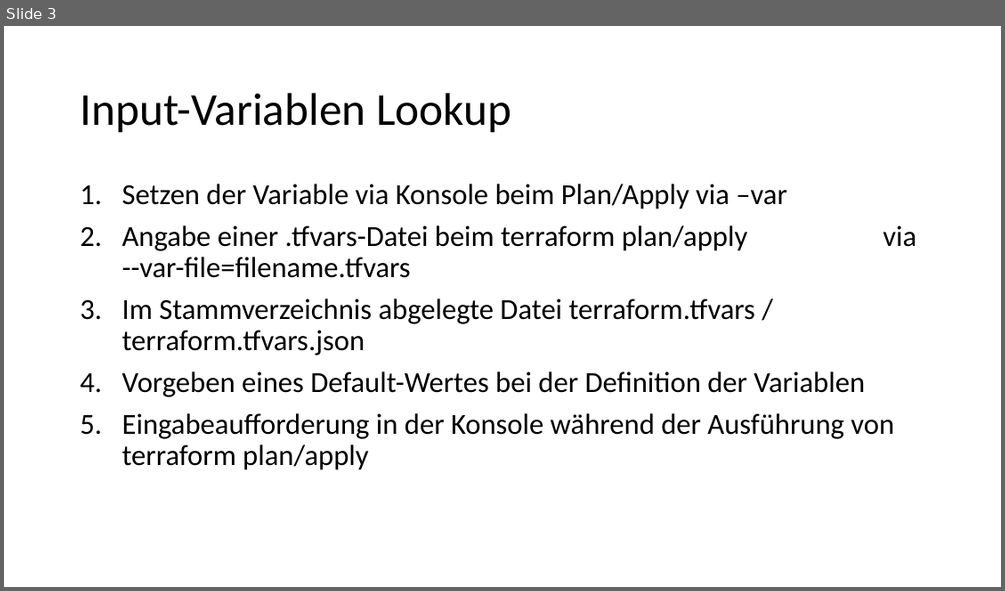
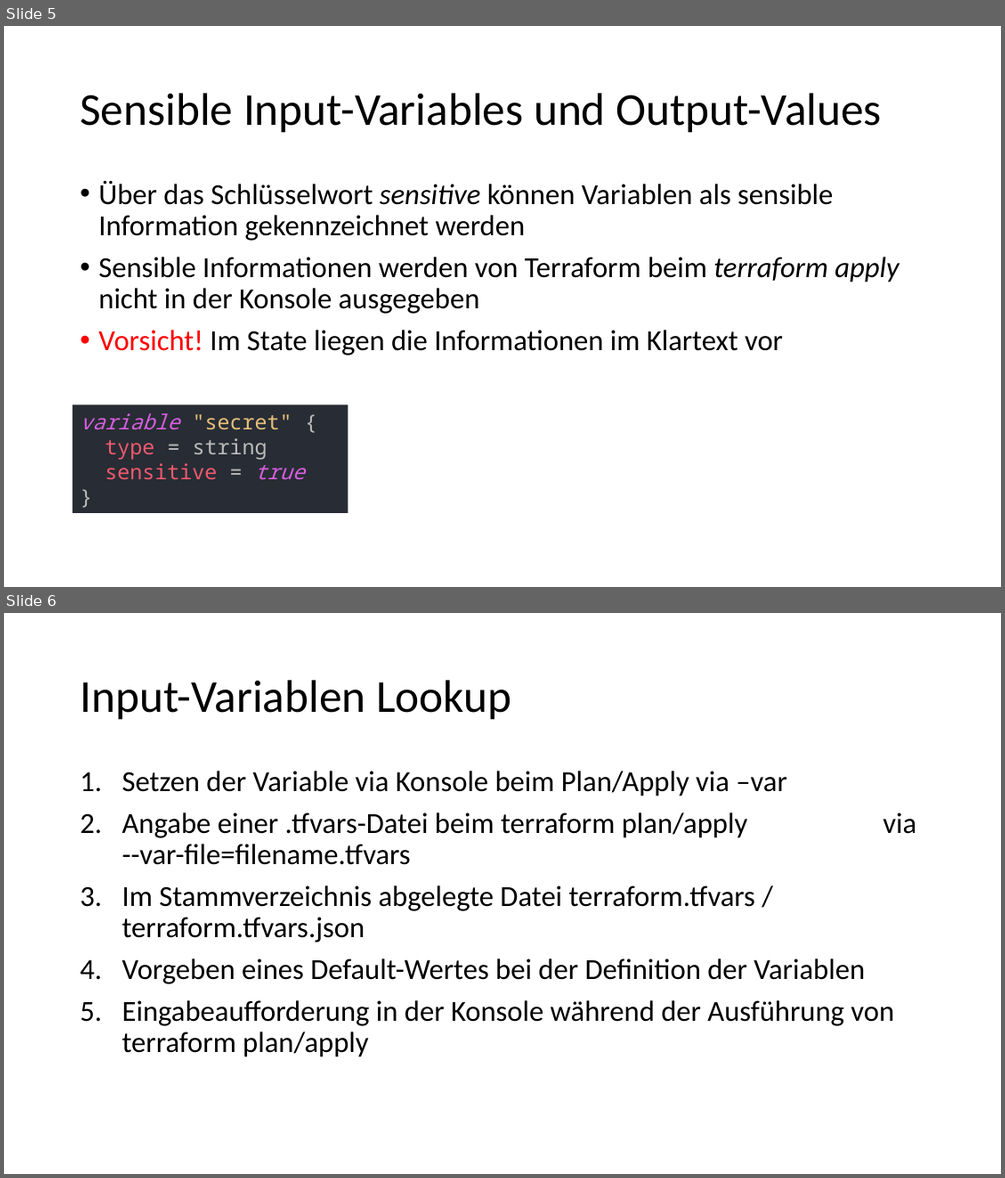
Before and after one commit to djakielski/terraform-schulung, a slide deck: Modul_4_Variables/Variables.pptx. Shown one above the other, each under a label of ours: slide 3 before the commit, slides 5 and 6 after it. The pictures are 1005x591 and 1005x1178 pixels, drawn with LibreOffice and Linux fonts; fonts in the diff are those of the drawing. Boxes give left, top, right and bottom in pixels: in the first picture for what was removed or moved away, otherwise in the second. Text is boxed around its words. In the diff, an @@ line names an element or a change of style, - is before the commit and + after.

Commit message:
Added/updated descriptions, added slide vor sensitive values

```diff
--- a/Modul_4_Variables/Variables.pptx
+++ b/Modul_4_Variables/Variables.pptx
@@ slide 5 added at box(4, 26, 1001, 587), background #FFFFFF @@
@@ title added at box(80, 93, 881, 133), 44 pt, text #000000 @@
+Sensible Input-Variables und Output-Values
@@ text added at box(98, 181, 898, 355), 28 pt, text #000000 @@
+• Über das Schlüsselwort sensitive können Variablen als sensible Information gekennzeichnet werden
+• Sensible Informationen werden von Terraform beim terraform apply nicht in der Konsole ausgegeben
+• Vorsicht! Im State liegen die Informationen im Klartext vor
@@ rectangle added at box(73, 404, 348, 513), fill #282C34, 20 pt, text #EF596F @@
+variable "secret" {
+type = string
+sensitive = true
+}
@@ what was slide 3 is now slide 6 @@
```
Also in this commit, not shown: 4 slides changed, 3 other slides added.
